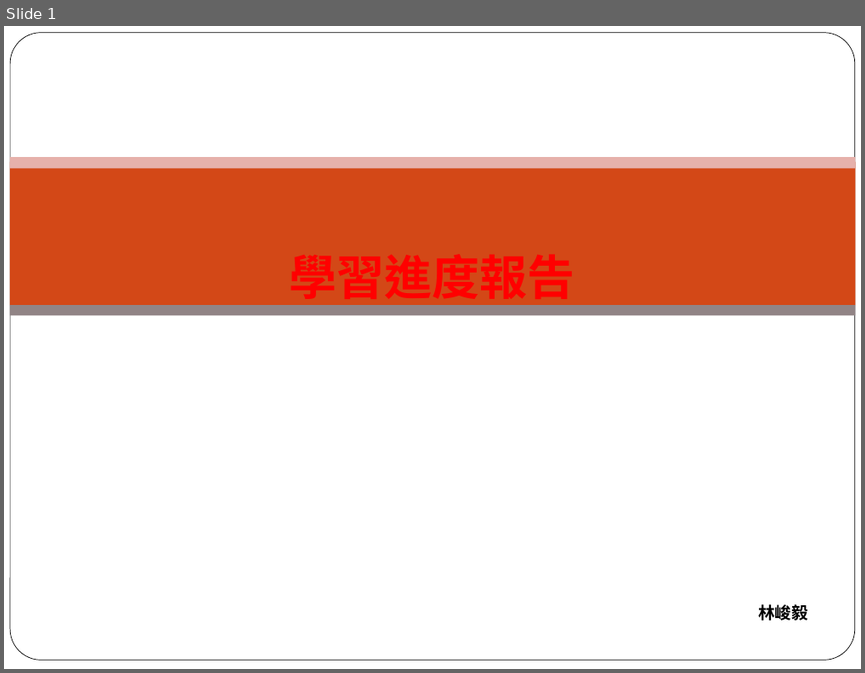
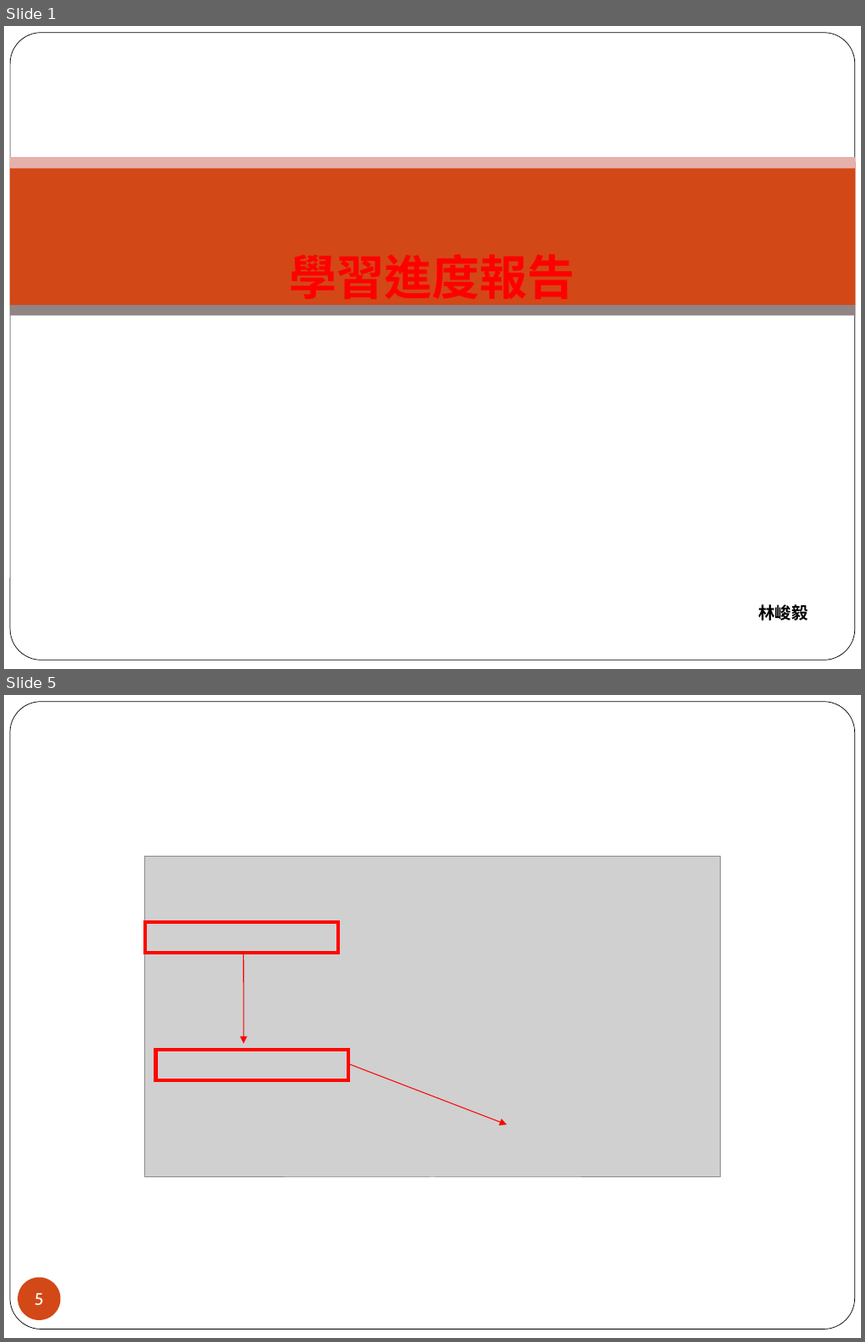
Before and after one commit to a20017428/gh, a slide deck: 週報/FUR/林峻毅(20240603)/林峻毅_週報_1211.ppt. Shown one above the other, each under a label of ours: slide 1 before the commit, slides 1 and 5 after it; the slides between them are not shown. The pictures are 865x673 and 865x1342 pixels, drawn with LibreOffice and Linux fonts; fonts in the diff are those of the drawing; grey boxes stand for pictures; background and template pictures are left out. Boxes give left, top, right and bottom in pixels: in the first picture for what was removed or moved away, otherwise in the second. Text is boxed around its words. In the diff, an @@ line names an element or a change of style, - is before the commit and + after.

```diff
--- a/週報/FUR/林峻毅(20240603)/林峻毅_週報_1211.ppt
+++ b/週報/FUR/林峻毅(20240603)/林峻毅_週報_1211.ppt
@@ slide 5 added at [4, 695, 861, 1338], background picture (left out); not listed: 1 template element that a slide beside it also shows @@
@@ picture added at [145, 857, 721, 1178] @@
@@ rectangle added at [145, 922, 338, 953], outline #FE0600 3 pt @@
@@ arrow added from (243, 953) to (244, 1043), #FF0000 0.74 pt @@
@@ rectangle added at [155, 1049, 348, 1080], outline #FE0600 3 pt @@
@@ arrow added from (348, 1063) to (507, 1124), #FF0000 0.74 pt @@
@@ page number added at [18, 1276, 61, 1320], fill #D34817, 14 pt, text #FFFFFF @@
+5
```
Also in this commit, not shown: 14 other slides added, 24 slides removed, 22 other files.
